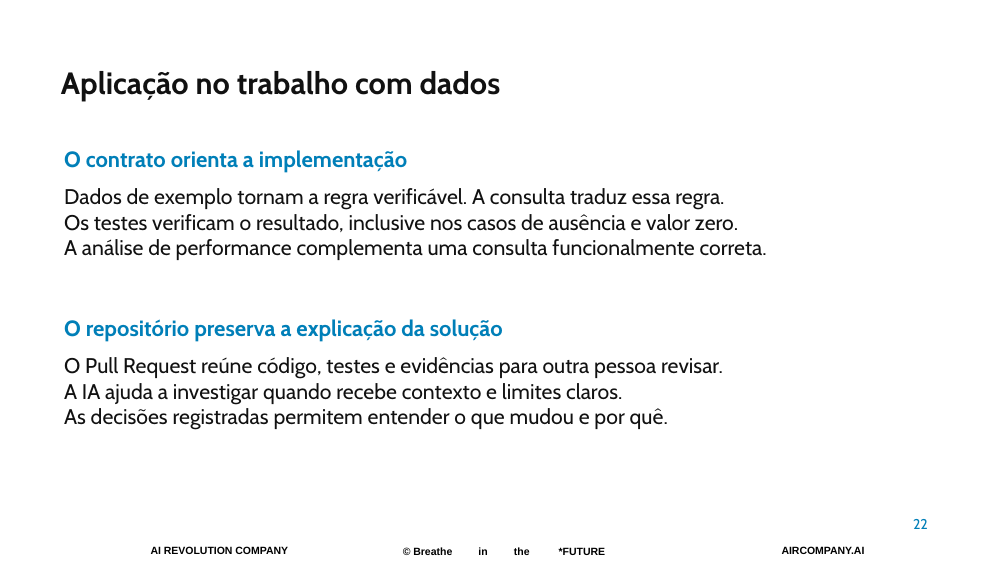
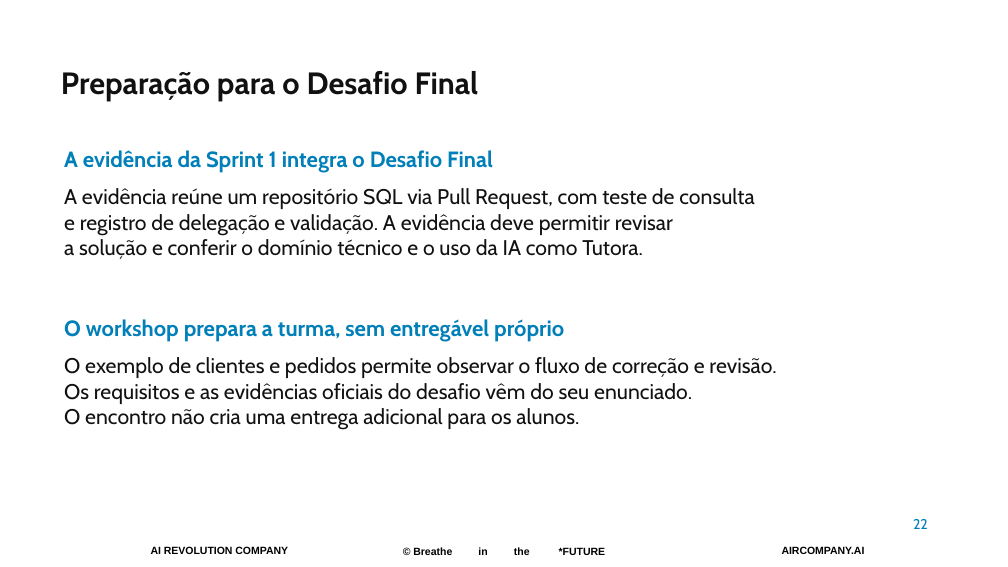
Before and after one commit to pedropalmieri/workshop4-pr-sql-ia, a slide deck: slide 22 of materiais/Workshop4-19nov2026.pptx. Drawn at 1008x567 pixels with LibreOffice and Linux fonts; fonts in the diff are those of the drawing; background and template pictures are left out. Boxes give left, top, right and bottom in pixels: in the first picture for what was removed or moved away, otherwise in the second. Text is boxed around its words. In the diff, an @@ line names an element or a change of style, - is before the commit and + after.

```diff
--- a/materiais/Workshop4-19nov2026.pptx
+++ b/materiais/Workshop4-19nov2026.pptx
@@ text at (x1=61, y1=71, x2=479, y2=101): text changed @@
-Aplicação no trabalho com dados
+Preparação para o Desafio Final
@@ text at (x1=64, y1=150, x2=493, y2=173): text changed @@
-O contrato orienta a implementação
+A evidência da Sprint 1 integra o Desafio Final
@@ text at (x1=64, y1=188, x2=754, y2=259): text changed @@
-Dados de exemplo tornam a regra verificável. A consulta traduz essa regra.
-Os testes verificam o resultado, inclusive nos casos de ausência e valor zero.
-A análise de performance complementa uma consulta funcionalmente correta.
+A evidência reúne um repositório SQL via Pull Request, com teste de consulta
+e registro de delegação e validação. A evidência deve permitir revisar
+a solução e conferir o domínio técnico e o uso da IA como Tutora.
@@ text at (x1=64, y1=319, x2=564, y2=342): text changed @@
-O repositório preserva a explicação da solução
+O workshop prepara a turma, sem entregável próprio
@@ text at (x1=64, y1=357, x2=776, y2=430): text changed @@
-O Pull Request reúne código, testes e evidências para outra pessoa revisar.
-A IA ajuda a investigar quando recebe contexto e limites claros.
-As decisões registradas permitem entender o que mudou e por quê.
+O exemplo de clientes e pedidos permite observar o fluxo de correção e revisão.
+Os requisitos e as evidências oficiais do desafio vêm do seu enunciado.
+O encontro não cria uma entrega adicional para os alunos.
```
Also in this commit, not shown: 4 other slides changed.
